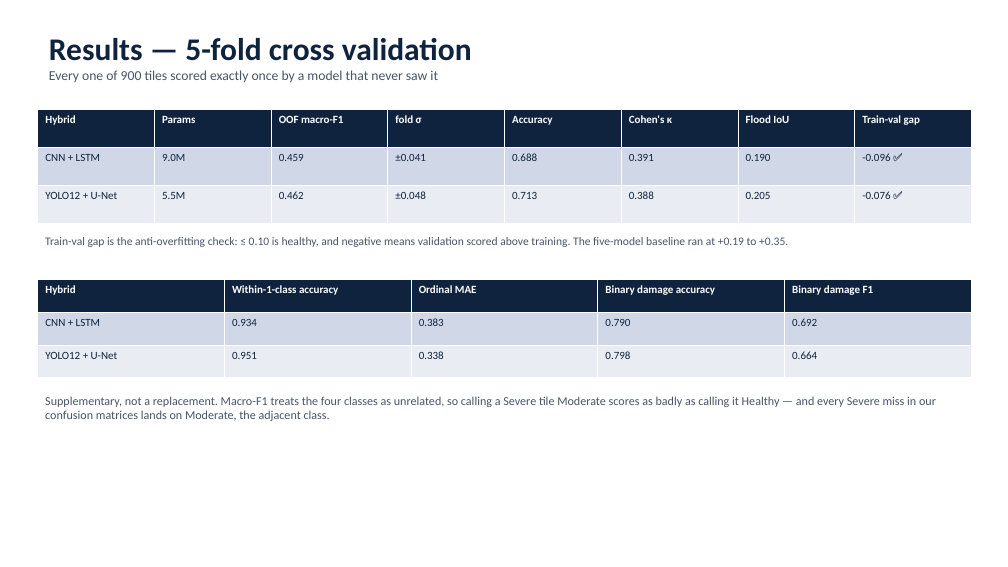
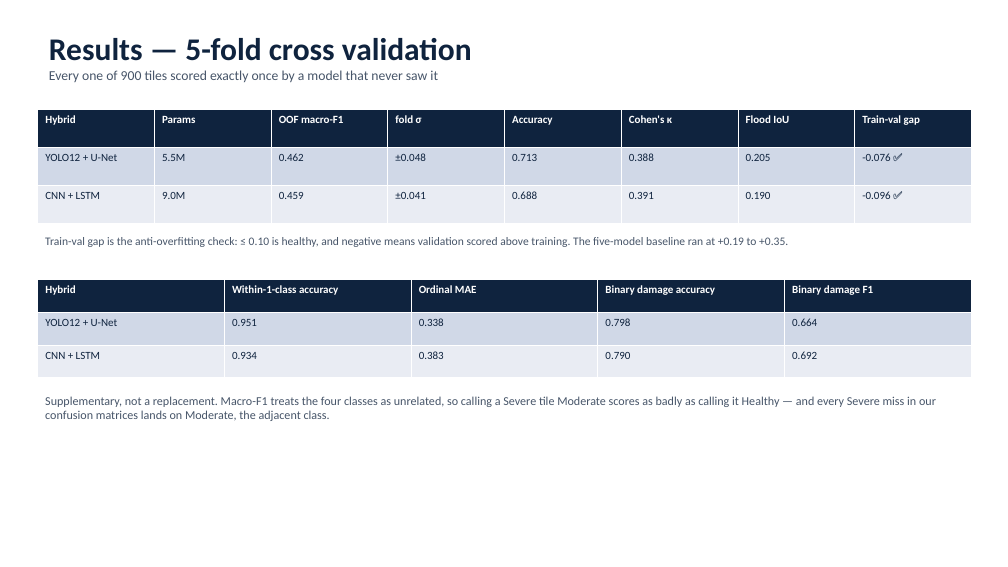
Before and after one commit to tejgokani/flood-crop-damage-ai, a slide deck: slide 11 of slides/Techathon_PS6.pptx. Drawn at 1008x567 pixels with LibreOffice and Linux fonts; fonts in the diff are those of the drawing. Boxes give left, top, right and bottom in pixels: in the first picture for what was removed or moved away, otherwise in the second. Text is boxed around its words. In the diff, an @@ line names an element or a change of style, - is before the commit and + after.

```diff
--- a/slides/Techathon_PS6.pptx
+++ b/slides/Techathon_PS6.pptx
@@ table at [38, 110, 969, 223] @@
+row 2: YOLO12 + U-Net | 5.5M | 0.462 | ±0.048 | 0.713 | 0.388 | 0.205 | -0.076 ✅
-row 3: YOLO12 + U-Net | 5.5M | 0.462 | ±0.048 | 0.713 | 0.388 | 0.205 | -0.076 ✅
@@ table at [38, 280, 972, 378] @@
+row 2: YOLO12 + U-Net | 0.951 | 0.338 | 0.798 | 0.664
-row 3: YOLO12 + U-Net | 0.951 | 0.338 | 0.798 | 0.664
```
Also in this commit, not shown: 1 other slide changed, 4 other files.
